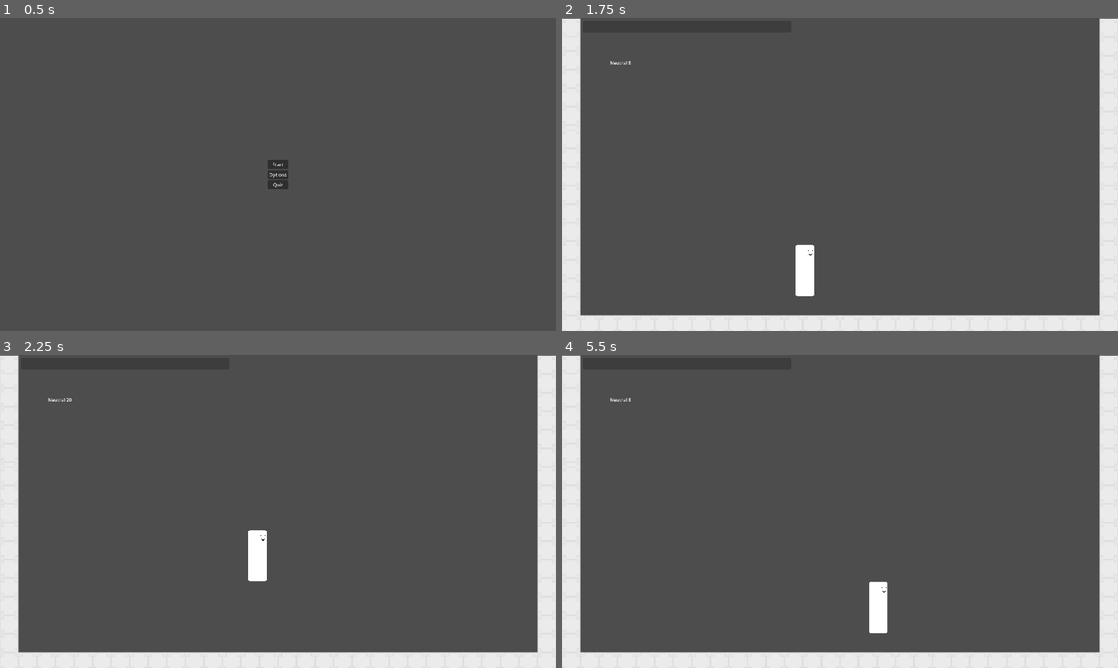
Above: before the commit, frames 1-4 (two rows, left to right).
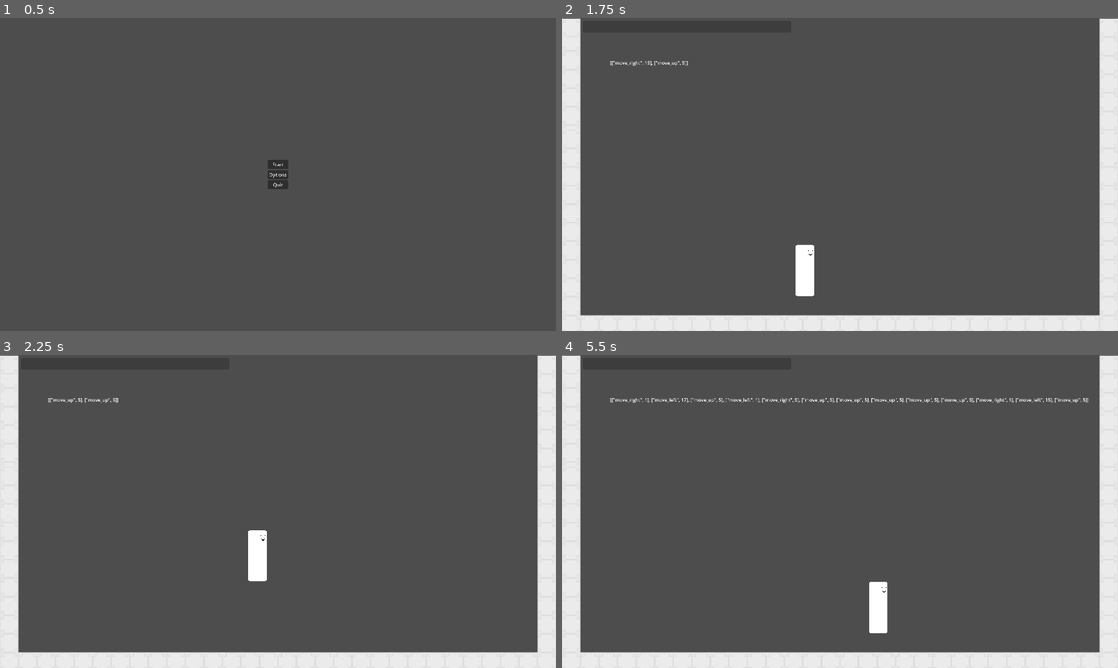
Above: after the commit, the same moments.

Repository: Mysteria0/To-Be-Name-Fighting-Game
Game: Godot game, scene res://menu.tscn
Same seed, same stepped clock (60 frames per second), same inputs: the game is played once before the commit and once after it.
Inputs:
- Up to frame 1 (0.5 s): no input
- Up to frame 2 (1.75 s): click "Start" at 0.5 s; tap Enter at 1.25 s; hold D (move_right) from 1.28 s (still down); tap I (action_a) at 1.35 s; tap W (move_up) at 1.52 s; tap J (action_b) at 1.55 s
- Up to frame 3 (2.25 s): keep holding D (move_right); tap W (move_up) at 1.82 s; tap J (action_b) at 2.1 s
- Up to frame 4 (5.5 s): tap W (move_up) at 2.27, 2.57, 3.05, 3.6, 3.77, 4.07, 4.52, 4.82, 5.27 s; tap U (action_c) at 2.3, 5.3 s; release D (move_right) at 2.78 s; hold A (move_left) 2.78-3.53 s; hold U (action_c) 2.78-3.53 s; tap Space at 3.5 s; hold D (move_right) 3.53-5.03 s; tap I (action_a) at 3.8, 4.35 s; tap J (action_b) at 4.55, 5.1 s; hold A (move_left) from 5.03 s (still down)

Frame 1 is identical in both runs. In frame 2, less than 0.1% of the frame differs, in the area x 8-23%, y 13-16%; in frame 3, less than 0.1%; in frame 4, 0.5%, in the area x 8-95%, y 13-16%.

Commit message:
Made the input reader more robust

Diff:
--- a/Scripts/Input Reader/input_reader.gd
+++ b/Scripts/Input Reader/input_reader.gd
@@ -1,38 +1,55 @@
 extends Node2D
 
-var validactions = ["move_left","move_right","move_down","move_up","move_leftdown"]
-var Recentinputs = []
-var currentinput : StringName
+var validMotionInputs = ["move_left","move_right","move_down","move_up","move_leftdown"]
+var validAttackInputs = ["action_a","action_b","action_c"]
+var RecentMotionInputs = []
+var currentMotionInput = "Neutral"
+var currentAttackInput = "Nothing"
 var holdtime : int
 var memorybuffer : int
 
+
 func _process(_delta: float) -> void:
-	if currentinput:
-		if Input.is_action_pressed(currentinput):
+	handle_MotionInputs()
+	if currentMotionInput == "Neutral":
+		$Recent_input.text = str(RecentMotionInputs) ##"Neutral " + str(holdtime)
+	else:
+		$Recent_input.text = str(currentMotionInput) + " " + str(holdtime)
+
+	remove_OldMotionInputs()
+
+func handle_MotionInputs() -> void:
+	if currentMotionInput != "Neutral":
+		if Input.is_action_pressed(currentMotionInput):
 			holdtime += 1
-		if Input.is_action_just_released(currentinput):
-			currentinput = ""
-			holdtime = 0
+			RecentMotionInputs[-1][1] = clamp(holdtime,1,999)
+		if Input.is_action_just_released(currentMotionInput):
+			currentMotionInput = "Neutral"
+			holdtime = 1
 	else:
 		holdtime += 1
-	holdtime = clamp(holdtime,0,99)
-	if currentinput == "":
-		$Recent_input.text = "Neutral " + str(holdtime)
-	else:
-		$Recent_input.text = str(currentinput) + " " + str(holdtime)
-	if Recentinputs.size() > 1 and memorybuffer == 30:
-		Recentinputs.pop_front()
-		memorybuffer = 0
-	else:
-		memorybuffer += 1
+	holdtime = clamp(holdtime,1,999)
+
+func remove_OldMotionInputs() -> void:
+	if !RecentMotionInputs.is_empty() and !Input.is_action_pressed(currentMotionInput):
+		if memorybuffer >= 30:
+			RecentMotionInputs.pop_front()
+			memorybuffer = 0
+		else:
+			memorybuffer += 1
 
 
 func _input(event: InputEvent) -> void:
-	if !event.is_action(currentinput,true):
-		for i in validactions:
+	if event and !event.is_action(currentMotionInput,true):
+		for i in validMotionInputs:
 			if event.is_action(i,true):
-				currentinput = i
-				Recentinputs.append(currentinput)
-				if str(event) != currentinput:
-					holdtime = 0
+				currentMotionInput = i
+				RecentMotionInputs.append([i,1])
+				if str(event) != currentMotionInput:
+					holdtime = 1
 				break
+
+		for b in validAttackInputs:
+			if event.is_action(b,true):
+				currentAttackInput = b
+				break
--- a/project.godot
+++ b/project.godot
@@ -76,6 +76,10 @@
 "deadzone": 0.2,
 "events": []
 }
+Neutral={
+"deadzone": 0.2,
+"events": []
+}
 
 [layer_names]
 
Not shown, added: Input Reader.tscn7411268823.tmp
Not shown, added: Input Reader.tscn7425627078.tmp
